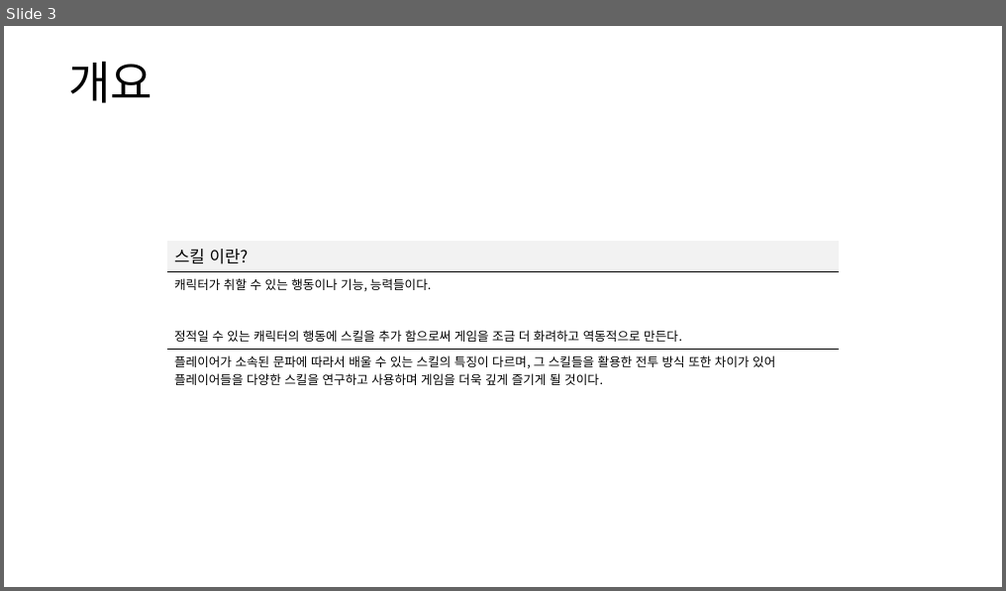
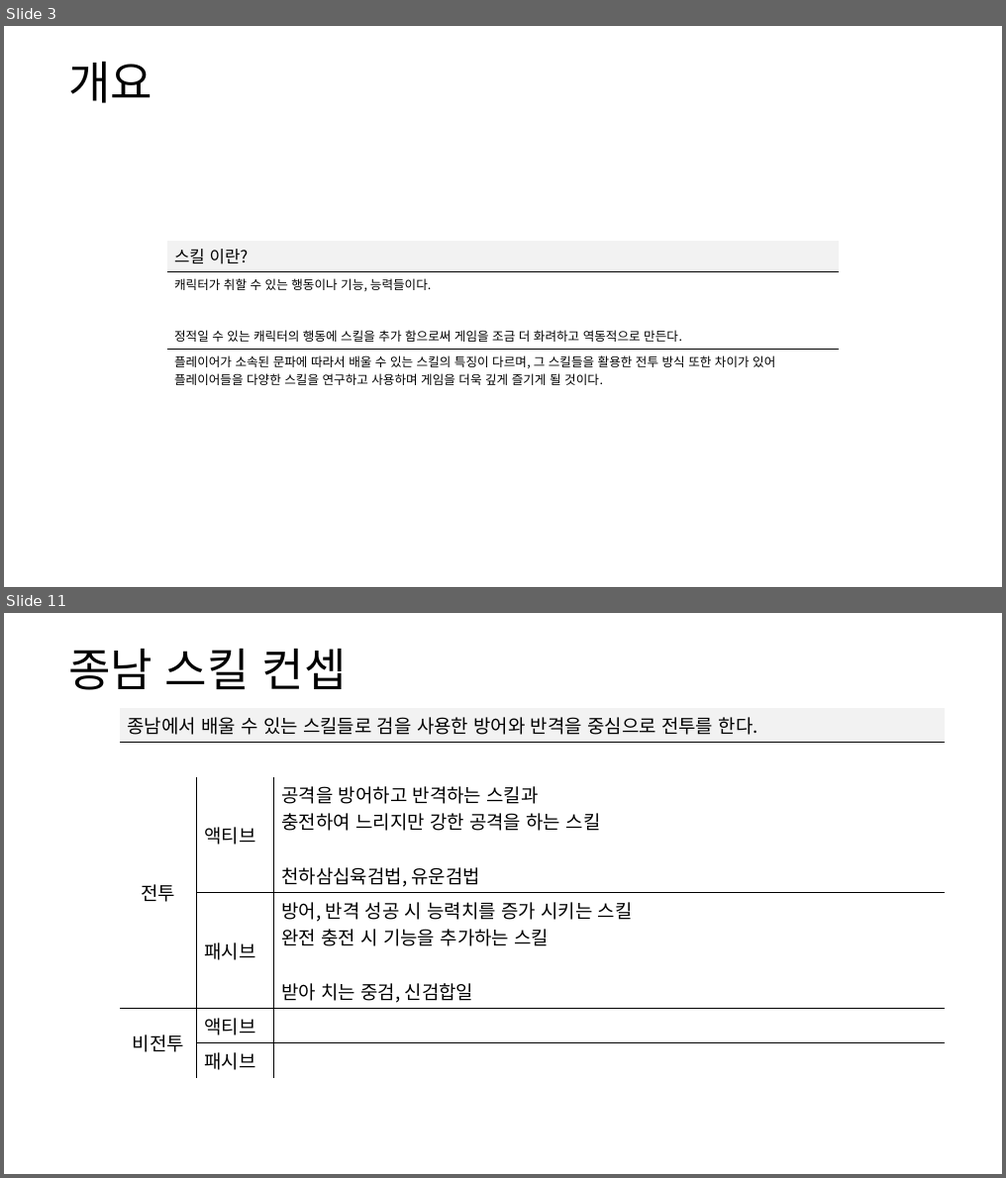
Before and after one commit to yjk0401/unityenginebasic_9th, a slide deck: 기획/방랑엽사전/스킬 기획서.pptx. Shown one above the other, each under a label of ours: slide 3 before the commit, slides 3 and 11 after it; the slides between them are not shown. The pictures are 1006x591 and 1006x1178 pixels, drawn with LibreOffice and Linux fonts; fonts in the diff are those of the drawing. Boxes give left, top, right and bottom in pixels: in the first picture for what was removed or moved away, otherwise in the second. Text is boxed around its words. In the diff, an @@ line names an element or a change of style, - is before the commit and + after.

```diff
--- a/기획/방랑엽사전/스킬 기획서.pptx
+++ b/기획/방랑엽사전/스킬 기획서.pptx
@@ slide 11 added at [4,613,1002,1174], background #FFFFFF @@
@@ text added at [68,648,347,690], 44 pt, text #000000 @@
+종남 스킬 컨셉
@@ table added at [120,708,945,1074], 6 rows, 3 columns @@
+종남에서 배울 수 있는 스킬들로 검을 사용한 방어와 반격을 중심으로 전투를 한다. |  | 
+ |  | 
+전투 | 액티브 | 공격을 방어하고 반격하는 스킬과 / 충전하여 느리지만 강한 공격을 하는 스킬 / 천하삼십육검법, 유운검법
+ | 패시브 | 방어, 반격 성공 시 능력치를 증가 시키는 스킬 / 완전 충전 시 기능을 추가하는 스킬 / 받아 치는 중검, 신검합일
+비전투 | 액티브 | 
+ | 패시브 | 
```
Also in this commit, not shown: 2 slides changed, 11 other slides added.
